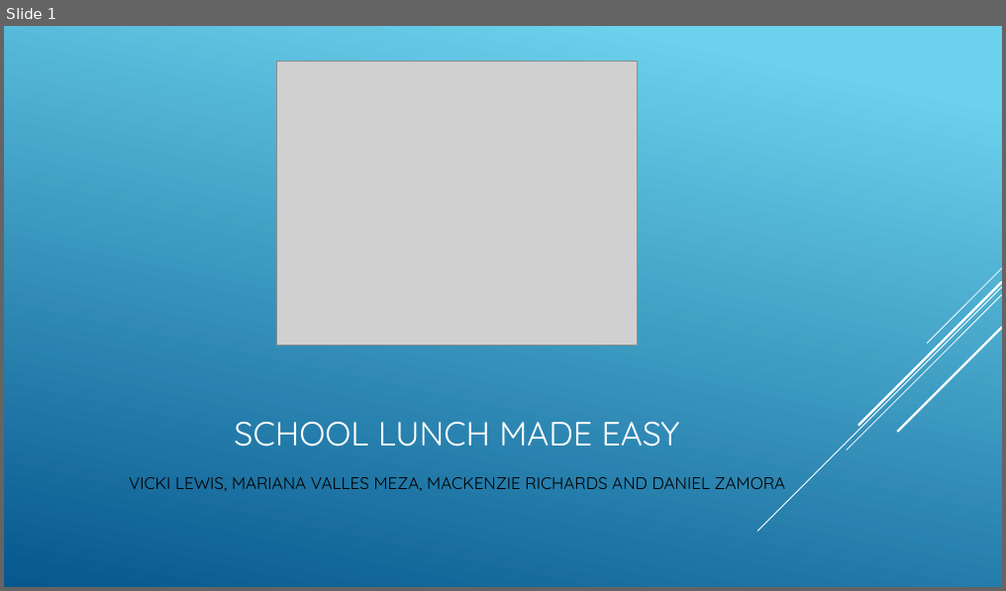
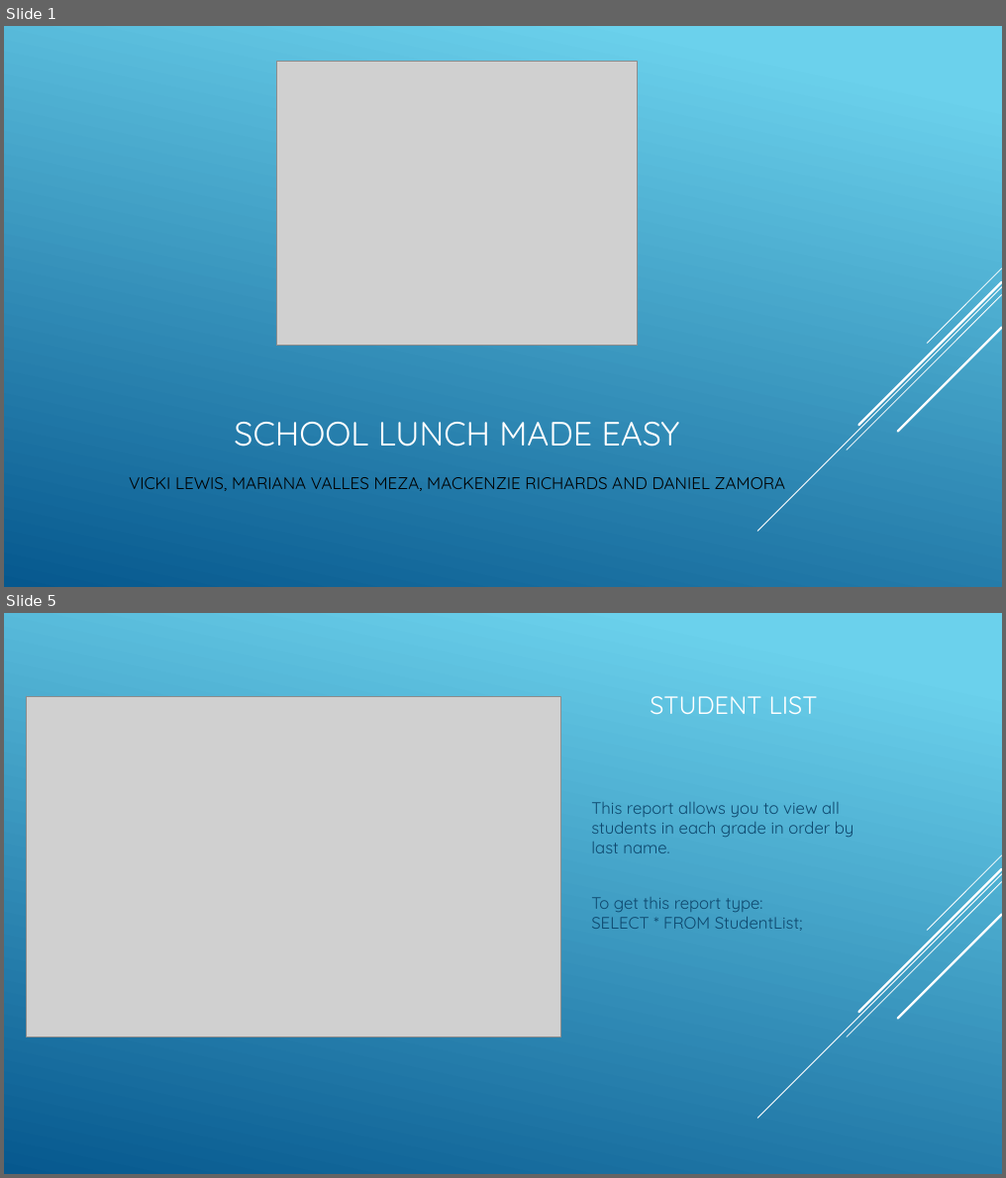
Before and after one commit to ZamoraD/SchoolLunchMadeEasy, a slide deck: Final Project.pptx. Shown one above the other, each under a label of ours: slide 1 before the commit, slides 1 and 5 after it; the slides between them are not shown. The pictures are 1006x591 and 1006x1178 pixels, drawn with LibreOffice and Linux fonts; fonts in the diff are those of the drawing; grey boxes stand for pictures. Boxes give left, top, right and bottom in pixels: in the first picture for what was removed or moved away, otherwise in the second. Text is boxed around its words. In the diff, an @@ line names an element or a change of style, - is before the commit and + after.

```diff
--- a/Final Project.pptx
+++ b/Final Project.pptx
@@ slide 5 added at bbox=[4, 613, 1002, 1174], background gradient #6ED2EB to #06588E; not listed: 5 template elements that a slide beside it also shows @@
@@ picture added at bbox=[26, 696, 560, 1037] @@
@@ title added at bbox=[649, 696, 818, 714], 24 pt, text #FFFFFF @@
+STUDENT LIST
@@ text added at bbox=[591, 802, 854, 931], 16 pt, text #0F496F @@
+This report allows you to view all students in each grade in order by last name.
+To get this report type:
+SELECT * FROM StudentList;
```
Also in this commit, not shown: 8 slides changed, 1 other slide added, 1 slide removed.
